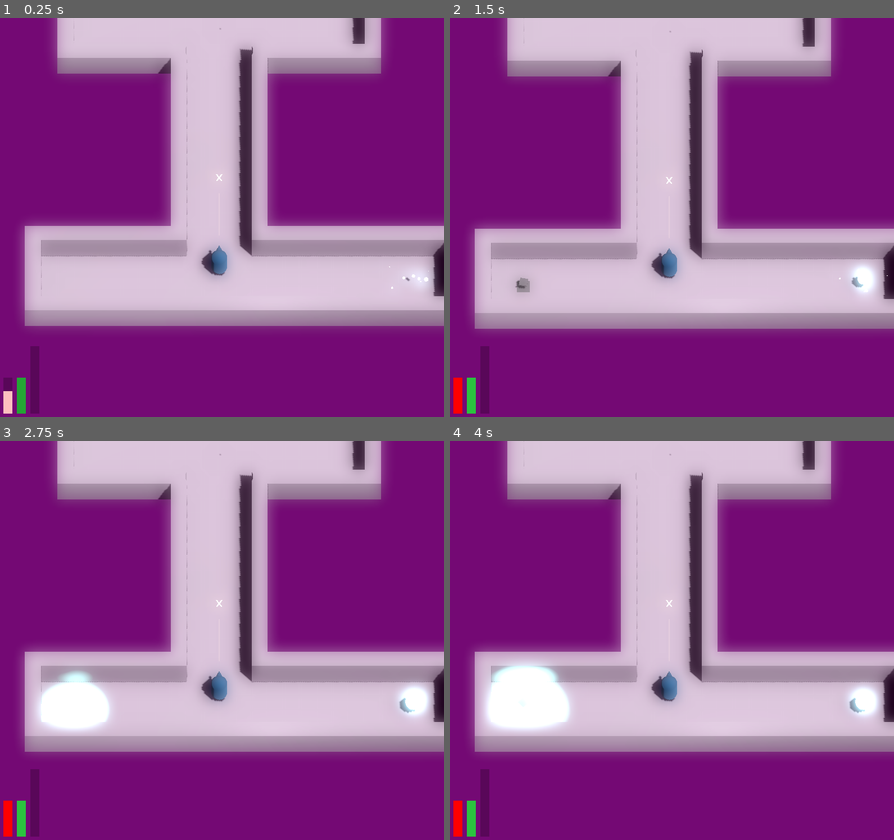
Above: before the commit, frames 1-4 (two rows, left to right).
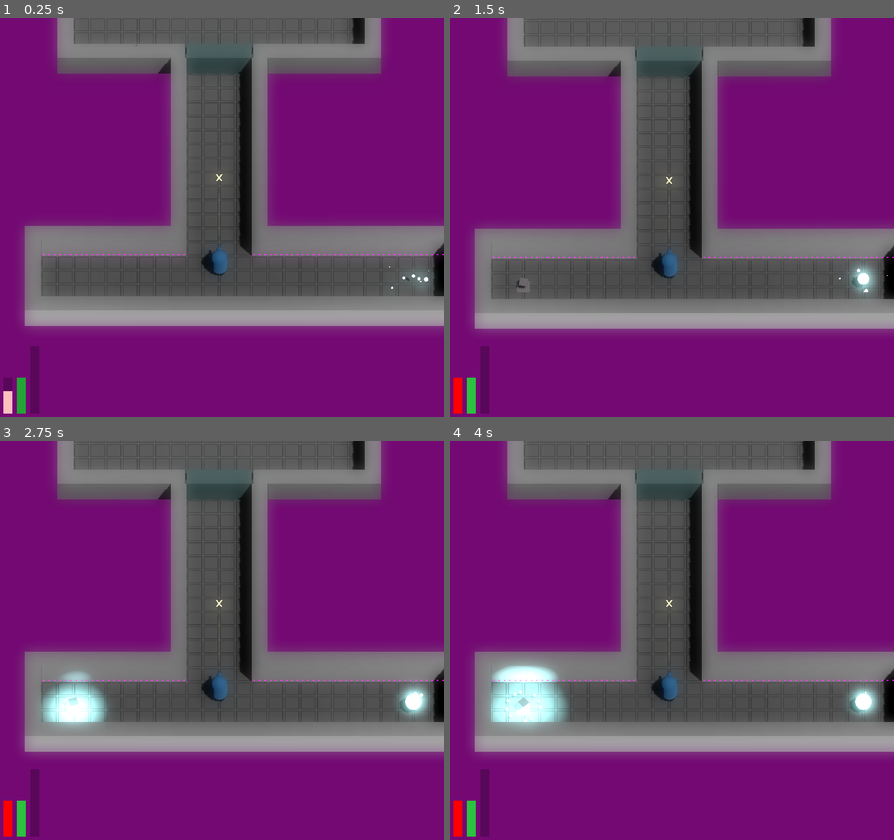
Above: after the commit, the same moments.

Repository: JackEvans24/bullet-absorb
Game: Godot game, scene res://scenes/main.tscn
Two runs of this game, one before a commit and one after it. Both use one fixed random seed, a clock stepped at 60 frames per second and the inputs below.
Inputs:
- Up to frame 1 (0.25 s): no input
- Up to frame 2 (1.5 s): no input
- Up to frame 3 (2.75 s): no input
- Up to frame 4 (4 s): no input

The runs differ from the first frame. In frame 1, 39% of the frame differs, in the area x 5-100%, y 0-78%; in frame 2, 40%; in frame 3, 39%; in frame 4, 39%.

Commit message:
fix: fix doors not being registered

Diff:
--- a/scripts/mechanics/rooms/room_doors.gd
+++ b/scripts/mechanics/rooms/room_doors.gd
@@ -3,10 +3,10 @@
 
 enum Walls {NORTH = 1, SOUTH = 2, EAST = 4, WEST = 8}
 
-@export var north_door: Door
-@export var south_door: Door
-@export var east_door: Door
-@export var west_door: Door
+@onready var north_door: Door = $DoorNorth
+@onready var south_door: Door = $DoorSouth
+@onready var east_door: Door = $DoorEast
+@onready var west_door: Door = $DoorWest
 
 func clear_doors():
 	if not Engine.is_editor_hint():
